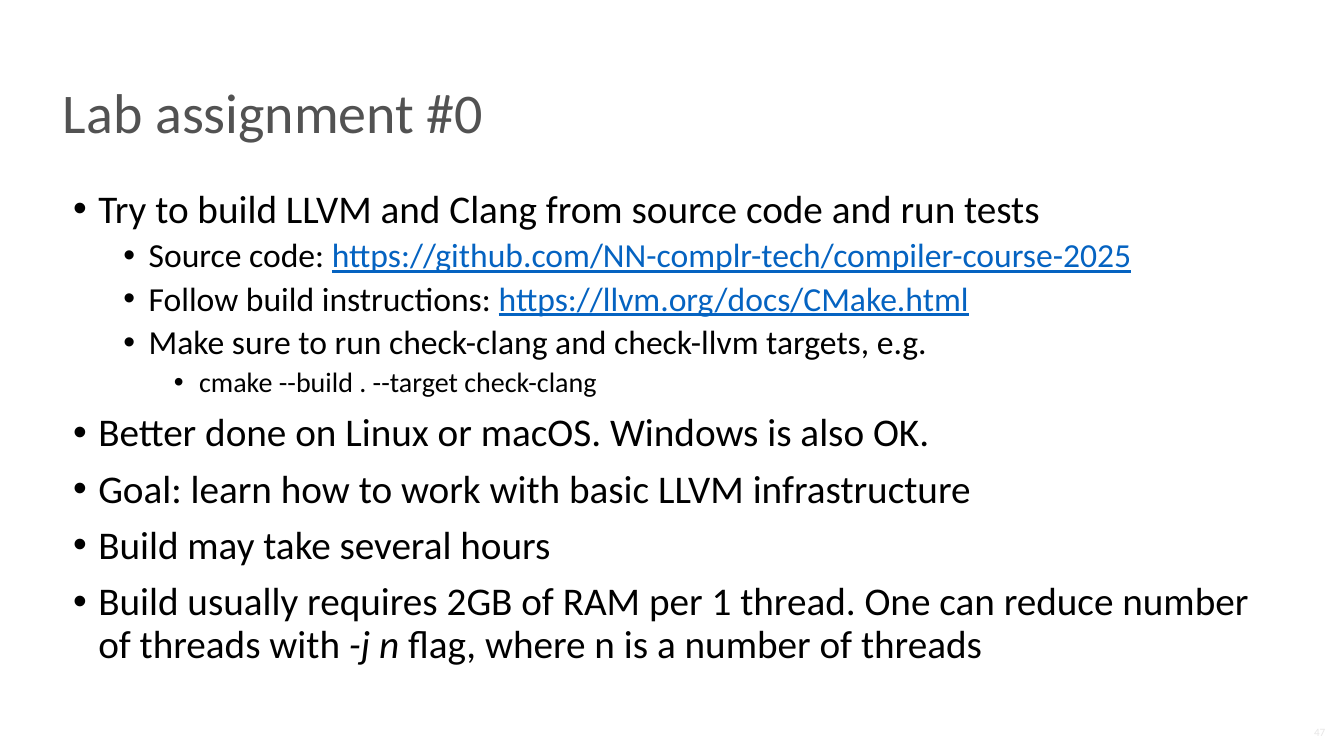
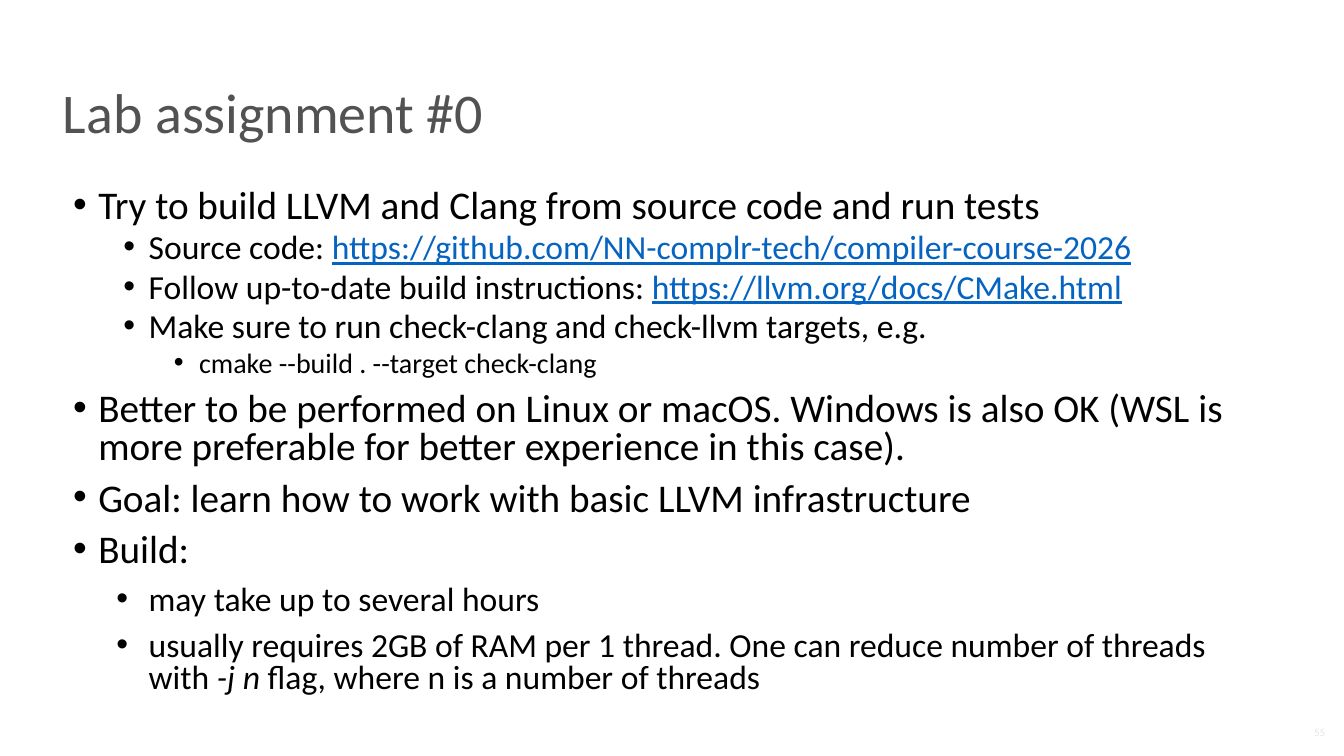
Before and after one commit to NN-complr-tech/Complr-course-lectures, a slide deck: slide 55 of 02-Frontend.pptx (slide 47 before the commit). Drawn at 1344x756 pixels with LibreOffice and Linux fonts; fonts in the diff are those of the drawing. Boxes give left, top, right and bottom in pixels: in the first picture for what was removed or moved away, otherwise in the second. Text is boxed around its words. In the diff, an @@ line names an element or a change of style, - is before the commit and + after.

```diff
--- a/02-Frontend.pptx
+++ b/02-Frontend.pptx
@@ text at <box>98,191,1039,513</box>: line spacing 0.9 to 0.8 @@
@@ text at <box>149,235,1131,305</box>: text changed @@
-  • Source code: https://github.com/NN-complr-tech/compiler-course-2025
-  • Follow build instructions: https://llvm.org/docs/CMake.html
+  • Source code: https://github.com/NN-complr-tech/compiler-course-2026
+  • Follow up-to-date build instructions: https://llvm.org/docs/CMake.html
@@ text at <box>98,393,1222,467</box>: text changed @@
-• Better done on Linux or macOS. Windows is also OK.
+• Better to be performed on Linux or macOS. Windows is also OK (WSL is more preferable for better experience in this case).
@@ text at <box>98,535,1206,695</box>: text changed; size 28 to 24 pt @@
-• Build may take several hours
-• Build usually requires 2GB of RAM per 1 thread. One can reduce number of threads with -j n flag, where n is a number of threads
+• Build:
+  • may take up to several hours
+  • usually requires 2GB of RAM per 1 thread. One can reduce number of threads with -j n flag, where n is a number of threads
```
Also in this commit, not shown: 19 other slides changed, 9 slides added.
